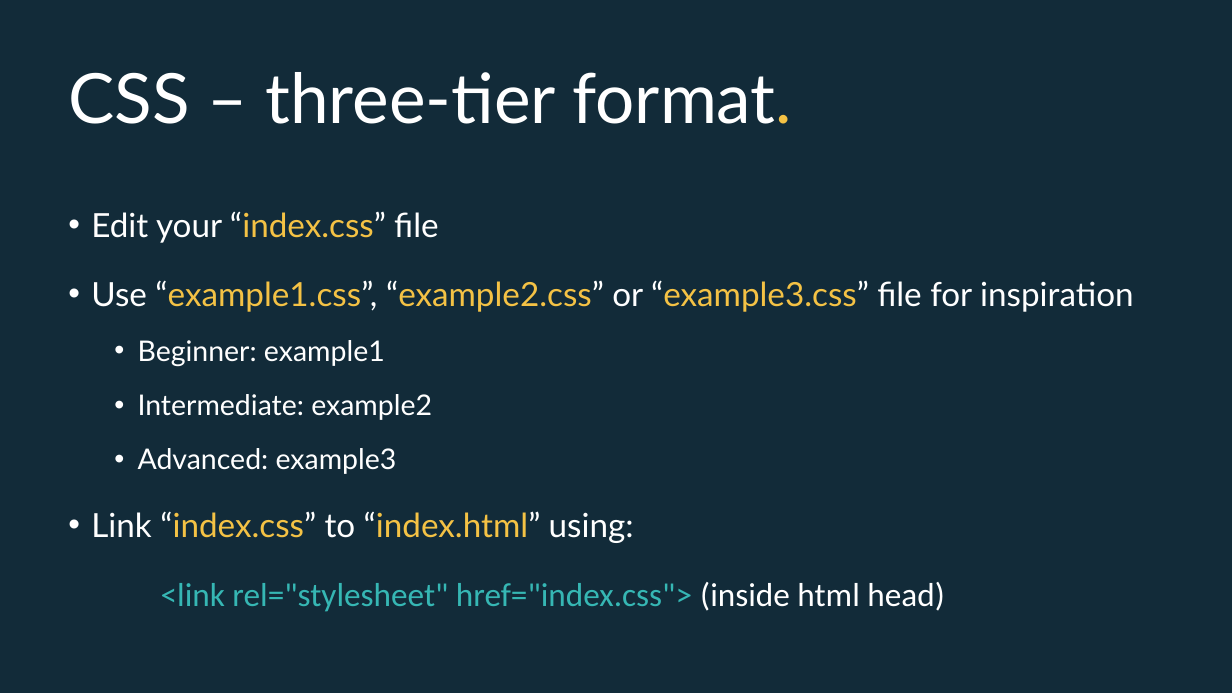
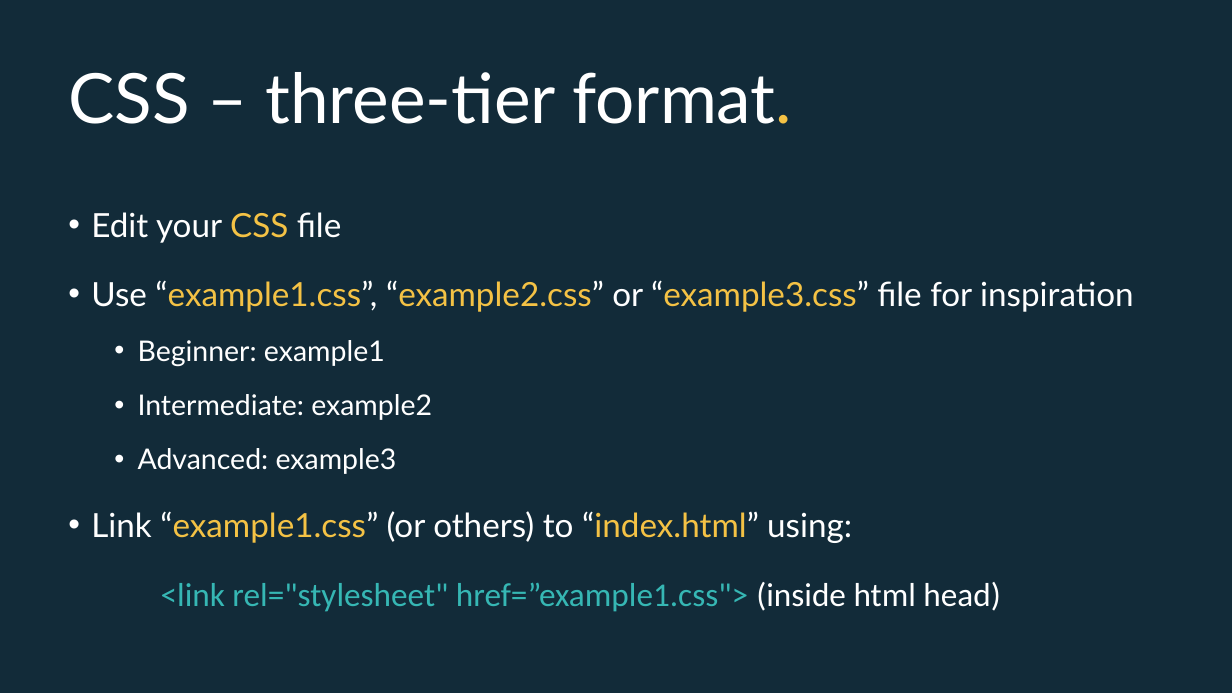
Before and after one commit to EconomicsObservatory/courses, a slide deck: slide 17 of 2/2_Building_your_first_website.pptx. Drawn at 1232x693 pixels with LibreOffice and Linux fonts; fonts in the diff are those of the drawing. Boxes give left, top, right and bottom in pixels: in the first picture for what was removed or moved away, otherwise in the second. Text is boxed around its words. In the diff, an @@ line names an element or a change of style, - is before the commit and + after.

Commit message:
slide updates

```diff
--- a/2/2_Building_your_first_website.pptx
+++ b/2/2_Building_your_first_website.pptx
@@ text at (91, 212, 341, 243): text changed @@
-• Edit your “index.css” file
+• Edit your CSS file
@@ text at (91, 511, 1000, 612): text changed; text colour #36B7B4 to #FFFFFF @@
-• Link “index.css” to “index.html” using:
-<link rel="stylesheet" href="index.css"> (inside html head)
+• Link “example1.css” (or others) to “index.html” using:
+<link rel="stylesheet" href=”example1.css"> (inside html head)
```
Also in this commit, not shown: 3 other files.
